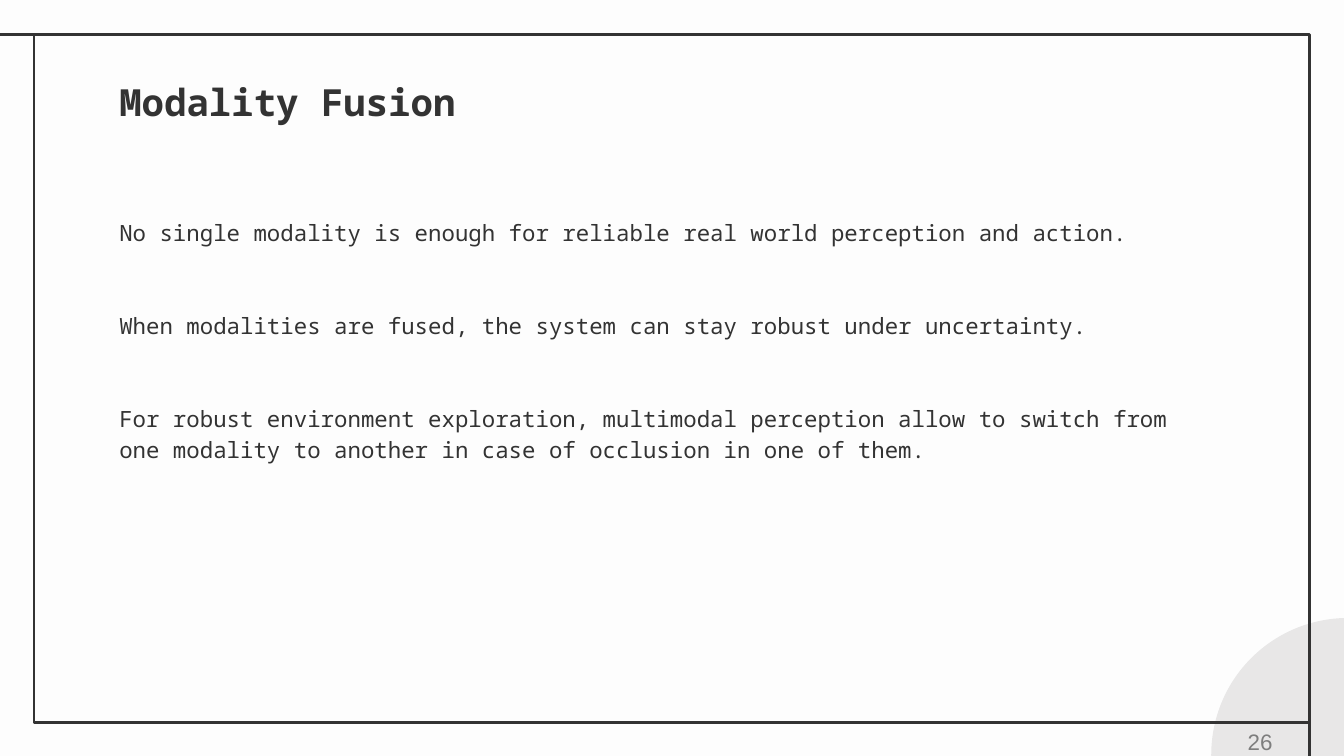
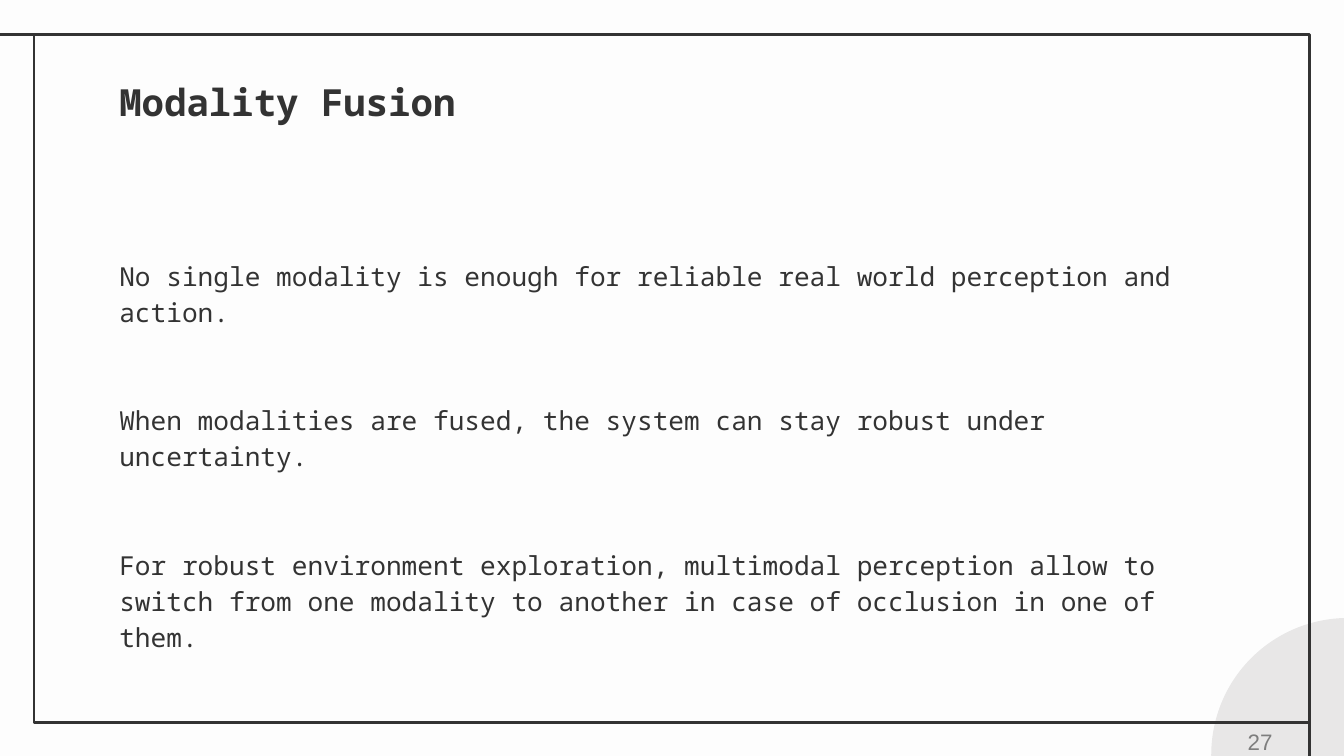
Before and after one commit to alfadi01/presentations, a slide deck: slide 27 of SNACE/snace_27_11_25.pptx (slide 26 before the commit). Drawn at 1344x756 pixels with LibreOffice and Linux fonts; fonts in the diff are those of the drawing. Boxes give left, top, right and bottom in pixels: in the first picture for what was removed or moved away, otherwise in the second. Text is boxed around its words. In the diff, an @@ line names an element or a change of style, - is before the commit and + after.

```diff
--- a/SNACE/snace_27_11_25.pptx
+++ b/SNACE/snace_27_11_25.pptx
@@ subtitle "No single modality is enough ..." moved from (x1=119, y1=224, x2=1167, y2=463) to (x1=119, y1=266, x2=1171, y2=648) @@
@@ subtitle "No single modality is enough ..." at (x1=119, y1=266, x2=1171, y2=648): size 12 to 14 pt @@
@@ page number at (x1=1248, y1=734, x2=1273, y2=750): text changed @@
-26
+27
```
Also in this commit, not shown: 11 other slides changed, 1 slide added.
